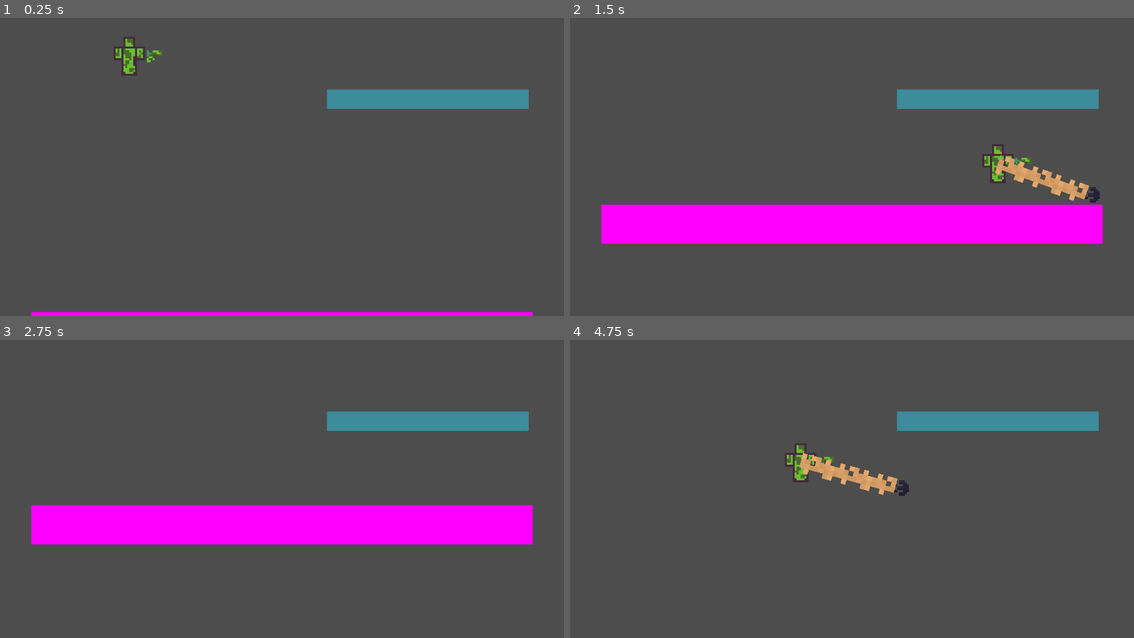
Above: before the commit, frames 1-4 (two rows, left to right).
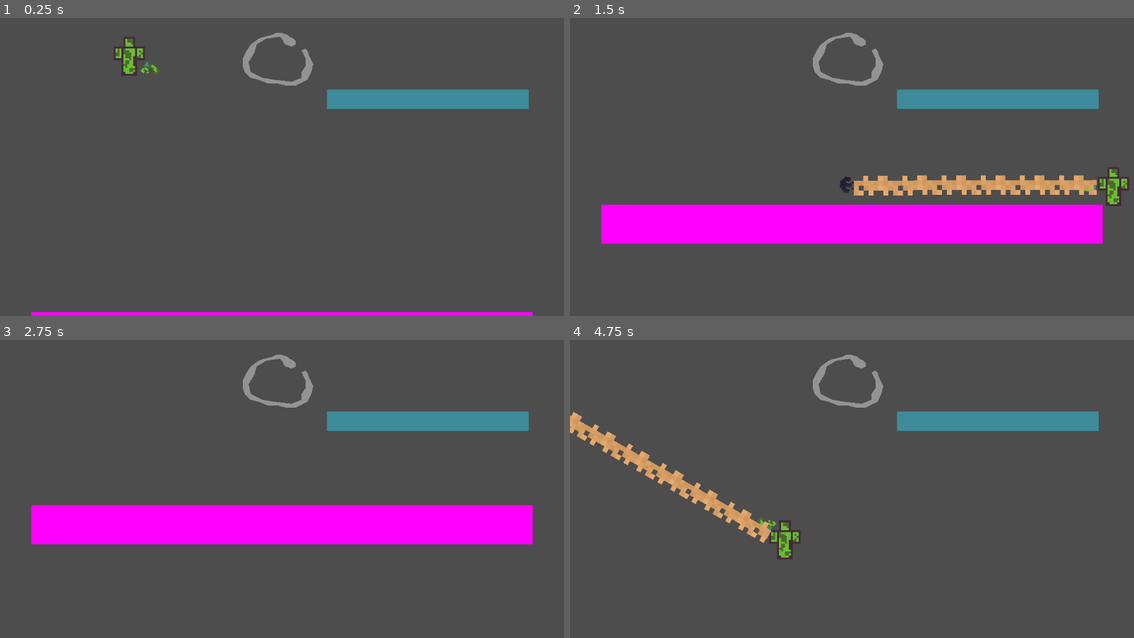
Above: after the commit, the same moments.

Repository: E3BB/Squirrel-Jockeys
Game: Godot game, scene res://src/RT.tscn
The game is run twice, just before and just after one commit, with the same random seed, the same clock (stepped at 60 frames per second) and the same inputs.
Inputs (mouse positions are in pixels of both pictures, inside the frame that each line leads up to):
- Up to frame 1 (0.25 s): no input
- Up to frame 2 (1.5 s): tap Enter (shoot) at 0.5, 0.6, 1.35 s; move the mouse to (976, 143) at 0.52 s; hold Right (ui_right) from 0.53 s (still down); tap Up (ui_up) at 0.77 s; move the mouse to (739, 172) at 1.27 s
- Up to frame 3 (2.75 s): tap Up (ui_up) at 1.52 s; move the mouse to (338, 411) at 2.02 s; release Right (ui_right) at 2.03 s; hold Left (ui_left) from 2.03 s (still down); tap Enter (shoot) at 2.1 s
- Up to frame 4 (4.75 s): move the mouse to (823, 542) at 2.77 s; release Left (ui_left) at 2.78 s; hold Right (ui_right) 2.78-4.28 s; tap Enter (shoot) at 2.85, 3.6, 4.35 s; tap Up (ui_up) at 3.02, 3.77, 4.52 s; move the mouse to (1021, 527) at 3.52 s; tap R (reset_player_position) at 4.15 s; move the mouse to (682, 432) at 4.27 s; hold Left (ui_left) from 4.28 s (still down)

The runs differ from the first frame. In frame 1, 0.7% of the frame differs, in the area x 24-56%, y 4-23%; in frame 2, 3.6%; in frame 3, 0.5%; in frame 4, 4.2%, in the area x 0-61%, y 4-74%.

Commit message:
Commit 2
Grappling hook fixed, player can now only jump on floor (is_on_floor, wall & ceiling bools now semi-functional). is_on_floor, wall and ceiling checks need coyote time.

Diff:
--- a/src/GrapplingHook.gd
+++ b/src/GrapplingHook.gd
@@ -24,8 +24,12 @@
 
 	attatched_to_object = false if collisionData == null else true
 
-	vel = Vector2(speed, 0) * get_transform().x * delta if attatched_to_object == false else Vector2.ZERO
+	vel = Vector2(speed, 0).rotated($GrapplingHookSprite.rotation) * delta if attatched_to_object == false else Vector2.ZERO
 
-	collisionData = move_and_collide(vel)
+	if attatched_to_object == true:
+		player.swingOnGrapplingHook()
+	else:
+		collisionData = move_and_collide(vel)
+		player.grapplingHookLength = (position - player.position).length()
 
 	pass
--- a/src/GrapplingHook.tscn
+++ b/src/GrapplingHook.tscn
@@ -8,9 +8,10 @@
 size = Vector2(5, 8)
 
 [node name="GrapplingHook" type="AnimatableBody2D" node_paths=PackedStringArray("line2d")]
+sync_to_physics = false
 script = ExtResource("2_j3vli")
 line2d = NodePath("Rope")
-speed = 0.0
+speed = 512.0
 
 [node name="GrapplingHookSprite" type="Sprite2D" parent="."]
 texture = ExtResource("1_3nej4")
--- a/src/PlayerV2.gd
+++ b/src/PlayerV2.gd
@@ -19,11 +19,19 @@
 
 @export var jumps : int = 1
 
+@export_range(0, 90) var floor_max_angle : float = 45
+
 # ** Private Variables **
 var inputDirection : Vector2
 
 var jumpsLeft : int = 0
 
+@export var is_on_floor : bool
+
+@export var is_on_wall : bool
+
+@export var is_on_ceiling : bool
+
 var collisionData : KinematicCollision2D
 
 var currentGrapplingHook : AnimatableBody2D
@@ -40,29 +48,29 @@
 
 func _physics_process(delta):
 
+	pointAndShootGrapplingHook(grapplingHookContainer, grapplingHookSpawnpoint, grapplingHookScene)
+
+	movePlayer(delta)
+
+	collisionData = move_and_collide(vel)
+
+	collisionChecks(delta)
+
+	pass
+
+# ***
+# ---
+# ***
+
+# ** My Functions **
+func movePlayer(delta):
+
+	# Reset player position
 	if Input.is_action_just_pressed("reset_player_position"):
 		vel = Vector2.ZERO
 		position = Vector2.ZERO
-
-	if Input.is_action_just_pressed("shoot"):
-		shootGrapplingHook(grapplingHookContainer, grapplingHookSpawnpoint, grapplingHookScene)
-
-	movePlayer(delta)
-
-	collisionData = move_and_collide(vel)
-
-	collisionChecks(delta)
-
-	swingOnGrapplingHook(delta)
-
-	pass
-
-# ***
-# ---
-# ***
-
-# ** My Functions **
-func movePlayer(delta):
+		if currentGrapplingHook != null:
+			currentGrapplingHook.queue_free()
 
 	# Register input direction
 	inputDirection.x = Input.get_action_strength(rightInput) - Input.get_action_strength(leftInput)
@@ -79,8 +87,8 @@
 	if inputDirection.y < 0 && vel.y > 0 or inputDirection.y > 0 && vel.y < 0:
 		inputDirection.y *= 16
 
-	# If gravity_enabled movement (Only applies if gravity_enabled = true) (Contains Jump)
-	if gravity_enabled == true:
+	# Jump if gravity_enabled
+	if gravity_enabled == true && is_on_floor:
 		inputDirection.y = -32 / delta * 0.1 if Input.is_action_just_pressed(upInput) else 0
 
 	vel += inputDirection * delta
@@ -90,16 +98,35 @@
 
 # ***
 
-func shootGrapplingHook(grapHookCont : NodePath, grapHookSpwn : NodePath, grapHookScn : String):
-
-	if currentGrapplingHook != null:
-		currentGrapplingHook.queue_free()
-	elif currentGrapplingHook == null:
-		currentGrapplingHook = load(grapplingHookScene).instantiate()
-		get_node(grapplingHookContainer).add_child(currentGrapplingHook)
-		currentGrapplingHook.global_position = get_node("GrapplingHookGun/GrapplingHookSpawnpoint").global_position
-		#currentGrapplingHook.global_position = get_global_mouse_position()
-		currentGrapplingHook.player = self
+func pointAndShootGrapplingHook(grapHookCont : NodePath, grapHookSpwn : NodePath, grapHookScn : String):
+
+	# Rotates gun at mouse
+	$GrapplingHookGun.look_at(get_global_mouse_position())
+
+	# If player shoots...
+	if Input.is_action_just_pressed("shoot"):
+
+		# If the current grappling hook is an object, destroy it
+		if currentGrapplingHook != null:
+
+			currentGrapplingHook.queue_free()
+
+
+		# If there isn't a current grappling hook, make a new one at the gun's tip
+		elif currentGrapplingHook == null:
+
+			currentGrapplingHook = load(grapplingHookScene).instantiate()
+
+			get_node(grapplingHookContainer).add_child(currentGrapplingHook)
+
+			currentGrapplingHook.global_position = get_node("GrapplingHookGun/GrapplingHookSpawnpoint").global_position
+			#currentGrapplingHook.global_position = get_global_mouse_position()
+
+			currentGrapplingHook.get_node("GrapplingHookSprite").rotation = $GrapplingHookGun.rotation
+
+			currentGrapplingHook.player = self
+
+		pass
 
 	pass
 
@@ -122,8 +149,30 @@
 				vel = vel.slide(collisionData.get_normal()) + collisionData.get_collider().constant_linear_velocity * delta
 				pass
 
-			#print("Returned vel = " + str(vel))
-
+			var collisionNormalAngle : float = rad_to_deg(collisionData.get_normal().angle())
+
+			if collisionNormalAngle > -90 - floor_max_angle && collisionNormalAngle < -90 + floor_max_angle:
+				is_on_floor = true
+			else: is_on_floor = false
+
+			if collisionNormalAngle > 0 - (90 - floor_max_angle) && collisionNormalAngle < 0 + (90 - floor_max_angle):
+				is_on_wall = true
+			elif collisionNormalAngle > 180 - (90 - floor_max_angle) && collisionNormalAngle < 180 + (90 - floor_max_angle):
+				is_on_wall = true
+			else: is_on_wall = false
+
+			if collisionNormalAngle > 90 - floor_max_angle && collisionNormalAngle < 90 + floor_max_angle:
+				is_on_ceiling = true
+			else: is_on_ceiling = false
+
+			print("Rotation of normal of collision is: " + str(rad_to_deg(collisionData.get_normal().angle())))
+
+			pass
+
+		else:
+			is_on_floor = false
+			is_on_wall = false
+			is_on_ceiling = false
 			pass
 
 		pass
@@ -153,7 +202,7 @@
 
 # ***
 
-func swingOnGrapplingHook(delta):
+func swingOnGrapplingHook():
 	if currentGrapplingHook != null:
 		if abs((position - currentGrapplingHook.position).length()) > grapplingHookLength:
 			#position += Vector2(grapplingHookLength - (position - currentGrapplingHook.position).length(), 0).rotated((position - currentGrapplingHook.position).angle())
--- a/src/PlayerV2.tscn
+++ b/src/PlayerV2.tscn
@@ -16,7 +16,7 @@
 grapplingHookSpawnpoint = NodePath("GrapplingHookGun/GrapplingHookSpawnpoint")
 grapplingHookContainer = NodePath("../GrapplingHookContainer")
 grapplingHookScene = "res://src/GrapplingHook.tscn"
-grapplingHookLength = 50.0
+grapplingHookLength = 100.0
 
 [node name="PlayerSprite" type="Sprite2D" parent="."]
 texture = ExtResource("2_8wtqy")
--- a/src/RT.tscn
+++ b/src/RT.tscn
@@ -120,3 +120,12 @@
 [node name="Line2D" type="Line2D" parent="MovableBase2D"]
 points = PackedVector2Array(23, -30, 126, -30)
 default_color = Color(0.196078, 0.721569, 0.831373, 0.576471)
+
+[node name="StaticBody2D" type="StaticBody2D" parent="."]
+
+[node name="CollisionPolygon2D" type="CollisionPolygon2D" parent="StaticBody2D"]
+polygon = PackedVector2Array(-1, -62, -8, -61, -13, -58, -14, -54, -17, -49, -16, -44, -10, -41, -4, -40, 5, -39, 10, -41, 10, -44, 12, -47, 12, -51, 11, -53, 10, -55, 12, -56, 13, -55, 14, -52, 16, -48, 15, -44, 13, -40, 11, -39, 7, -37, 2, -37, -2, -38, -7, -38, -12, -40, -16, -41, -19, -44, -20, -47, -20, -51, -18, -55, -16, -58, -12, -61, -9, -62, -5, -63, -3, -64, 0, -64, 3, -63, 4, -62, 6, -61, 7, -60, 7, -58, 5, -57, 2, -58, 1, -59, 0, -61)
+
+[node name="CollisionPolygon2D2" type="Polygon2D" parent="StaticBody2D"]
+color = Color(0.576471, 0.576471, 0.576471, 1)
+polygon = PackedVector2Array(-1, -62, -8, -61, -13, -58, -14, -54, -17, -49, -16, -44, -10, -41, -4, -40, 5, -39, 10, -41, 10, -44, 12, -47, 12, -51, 11, -53, 10, -55, 12, -56, 13, -55, 14, -52, 16, -48, 15, -44, 13, -40, 11, -39, 7, -37, 2, -37, -2, -38, -7, -38, -12, -40, -16, -41, -19, -44, -20, -47, -20, -51, -18, -55, -16, -58, -12, -61, -9, -62, -5, -63, -3, -64, 0, -64, 3, -63, 4, -62, 6, -61, 7, -60, 7, -58, 5, -57, 2, -58, 1, -59, 0, -61)
